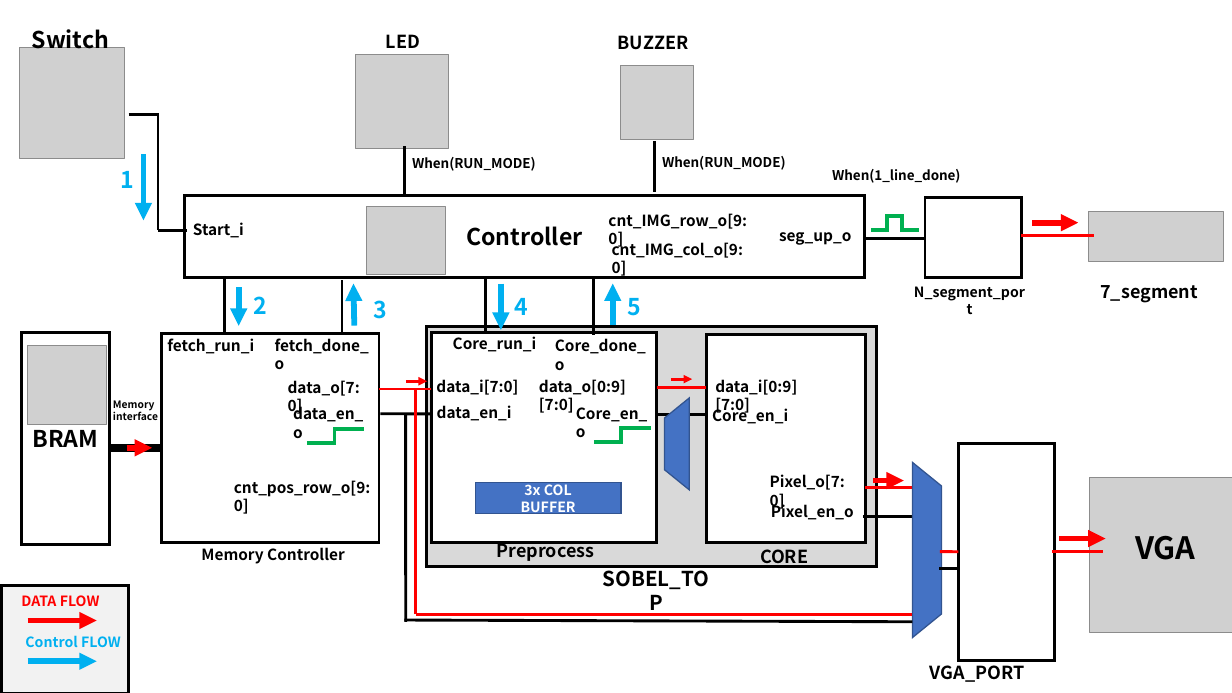
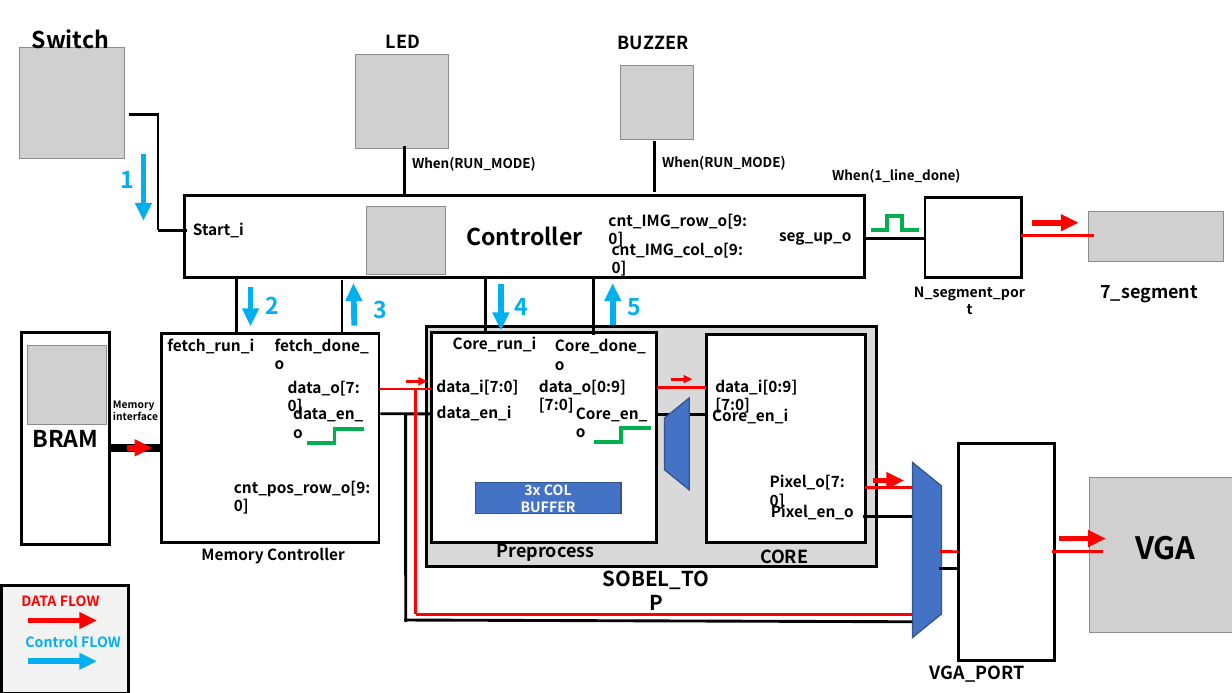
Before and after one commit to YongCastle/ICE2005_42, a slide deck: slide 14 of Plan.pptx. Drawn at 1232x693 pixels with LibreOffice and Linux fonts; fonts in the diff are those of the drawing; grey boxes stand for pictures. Boxes give left, top, right and bottom in pixels: in the first picture for what was removed or moved away, otherwise in the second. Text is boxed around its words. In the diff, an @@ line names an element or a change of style, - is before the commit and + after.

```diff
--- a/Plan.pptx
+++ b/Plan.pptx
@@ 1 text, 1 line, 1 arrow: place and size @@
-1 text, 1 line, 1 arrow at box(225, 277, 268, 335)
+1 text, 1 line, 1 arrow at box(237, 277, 279, 335)
```
Also in this commit, not shown: 1 slide added, 15 other files.
